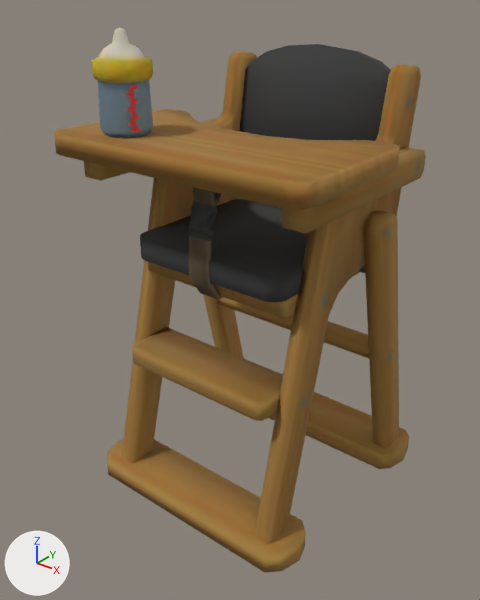
An edit to the glTF model app/static/room/models/f13288.glb, drawn before and after from the same camera.
Both versions are drawn from a camera (50 mm lens) standing at (9.67, -12.85, 13.02) and looking at (-0.16, -0.57, 5.4). Arrows for +X, +Y and +Z are at lower left; the lights stay in place. The picture after the commit comes second. Where no turn or scale is listed for an object, it has been applied to the vertices. Vertices at exactly the same position are counted once.
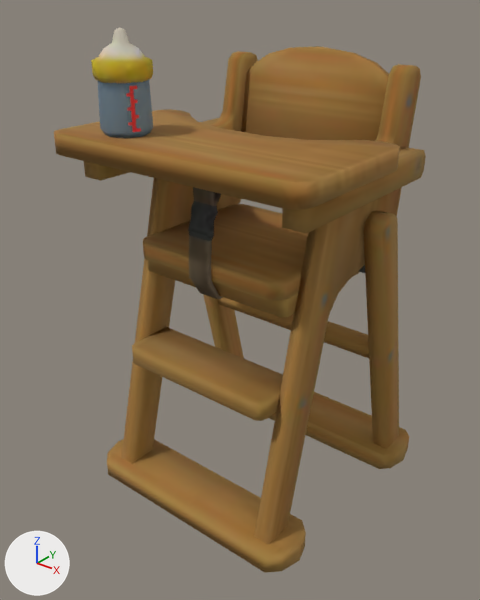
Patch to the scene script:
```diff
--- a/app/static/room/models/f13288.glb.py
+++ b/app/static/room/models/f13288.glb.py
@@ me_mesh_0 @@
 # used by ob_mesh_0; location = (-3.57, 3.4, 0.0)
-me_mesh_0.from_pydata(...)  # 687 vertices, 1196 faces; spans x 0.0..7.14, y -6.91..0.0, z 0.0..12.06
+me_mesh_0.from_pydata(...)  # 633 vertices, 1096 faces; spans x 0.0..7.14, y -6.91..0.0, z 0.0..12.06
+# me_mesh_0 part 1: the loose piece of 32 vertices spanning x 1.33..5.81, y -5.66..-1.45, z 6.63..7.18 is deleted
+# me_mesh_0 part 2: the loose piece of 22 vertices spanning x 1.3..5.84, y -1.64..-0.51, z 7.71..11.51 is deleted
 me_mesh_0.materials.append(mat_mrebody)
-me_mesh_0.materials.append(mat_mrefabric)
 me_mesh_0.materials.append(mat_mglassr)
```

Where the change shows, as pixel boxes [x1, y1, x2, y2] in the pictures (480 x 600 px):
part 1 of me_mesh_0, deleted
    before: [140, 199, 308, 302]
part 2 of me_mesh_0, deleted
    before: [239, 44, 391, 141]
